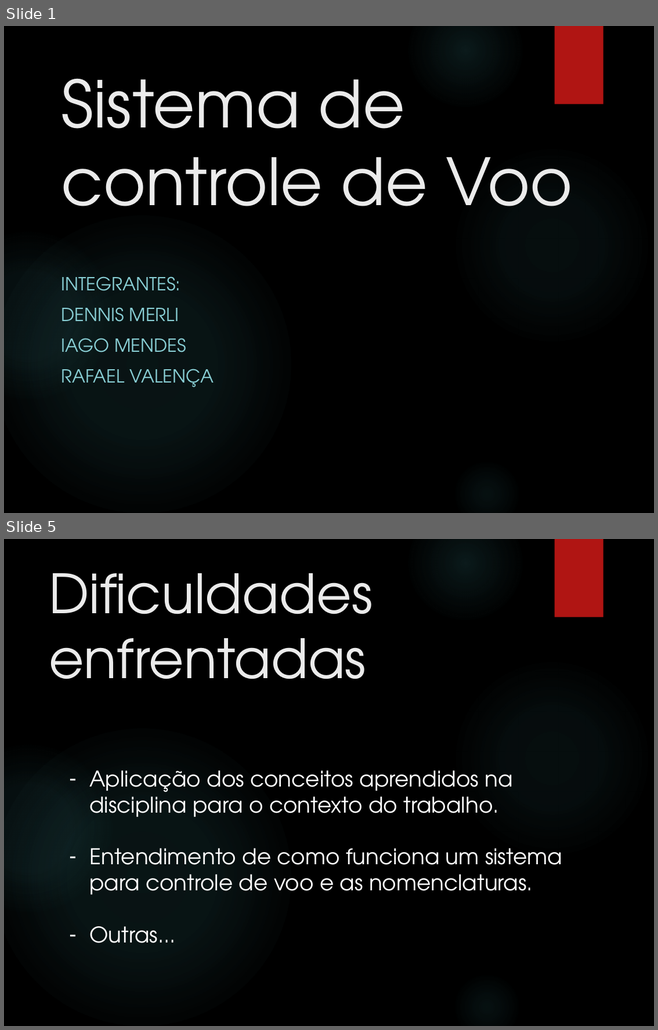
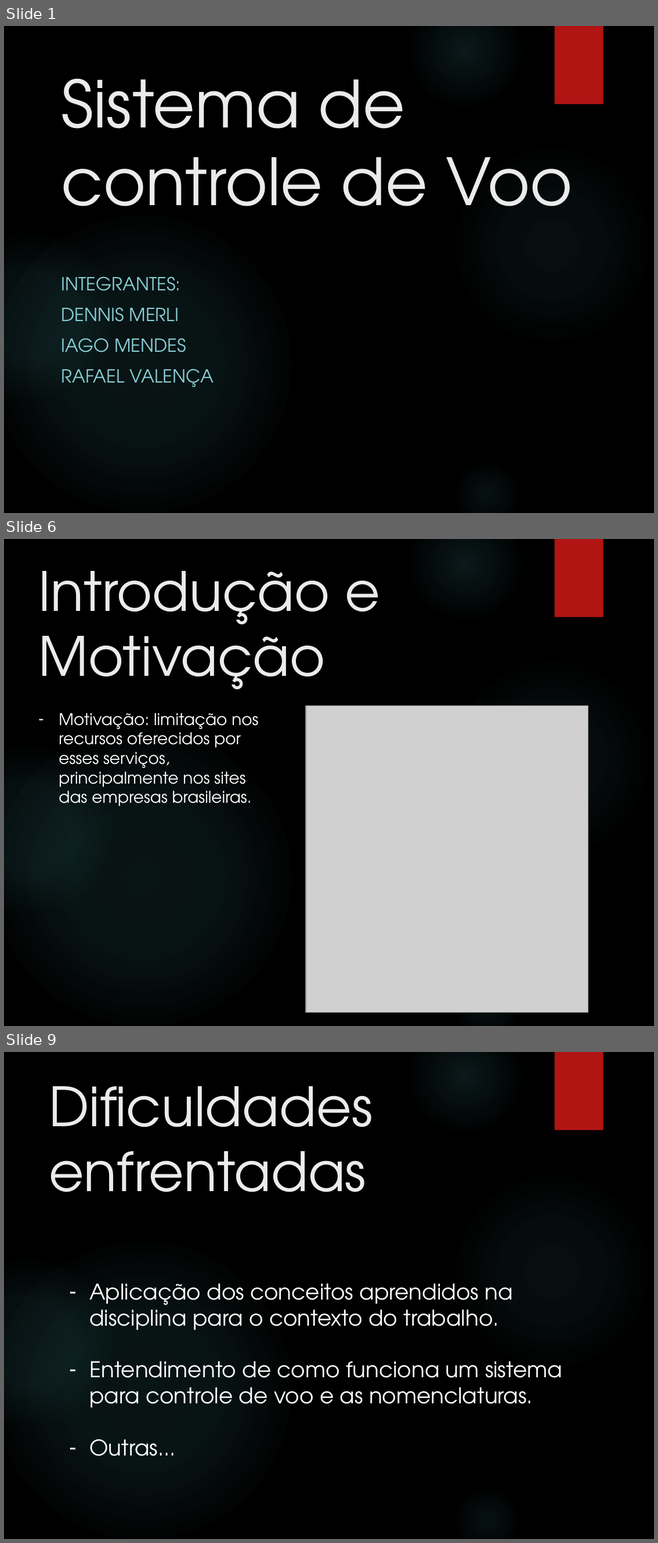
Before and after one commit to rafa7lima/SistemaVoo2.0, a slide deck: Apresentação/Apresentação Grupo 7_MOD.pptx. Shown one above the other, each under a label of ours: slides 1 and 5 before the commit, slides 1, 6 and 9 after it; the slides between them are not shown. The pictures are 658x1030 and 658x1543 pixels, drawn with LibreOffice and Linux fonts; fonts in the diff are those of the drawing; grey boxes stand for pictures; background and template pictures are left out. Boxes give left, top, right and bottom in pixels: in the first picture for what was removed or moved away, otherwise in the second. Text is boxed around its words. In the diff, an @@ line names an element or a change of style, - is before the commit and + after.

```diff
--- a/Apresentação/Apresentação Grupo 7_MOD.pptx
+++ b/Apresentação/Apresentação Grupo 7_MOD.pptx
@@ slide 6 added at (x1=4, y1=539, x2=654, y2=1026), background picture (left out); not listed: 6 template elements that a slide beside it also shows @@
@@ title added at (x1=39, y1=571, x2=380, y2=690), 60 pt, text #EBEBEB @@
+Introdução e Motivação
@@ picture added at (x1=306, y1=706, x2=587, y2=1012) @@
@@ text added at (x1=59, y1=713, x2=258, y2=806), 18 pt, text #FFFFFF @@
+– Motivação: limitação nos recursos oferecidos por esses serviços, principalmente nos sites das empresas brasileiras.
@@ what was slide 5 is now slide 9 @@
```
Also in this commit, not shown: 4 slides changed, 3 other slides added, 51 other files.
